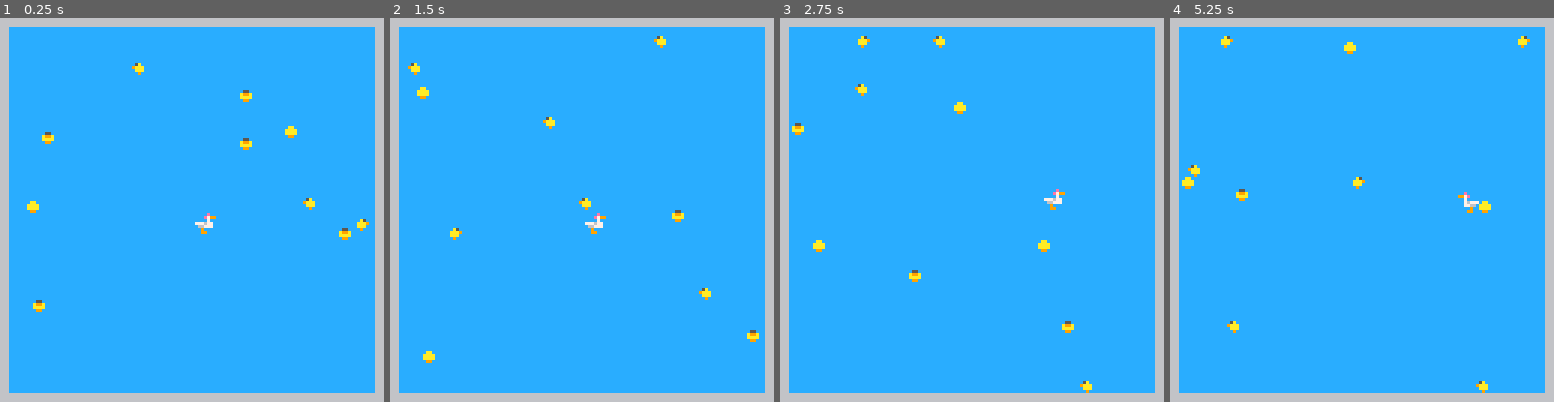
Above: before the commit, frames 1-4 (left to right).
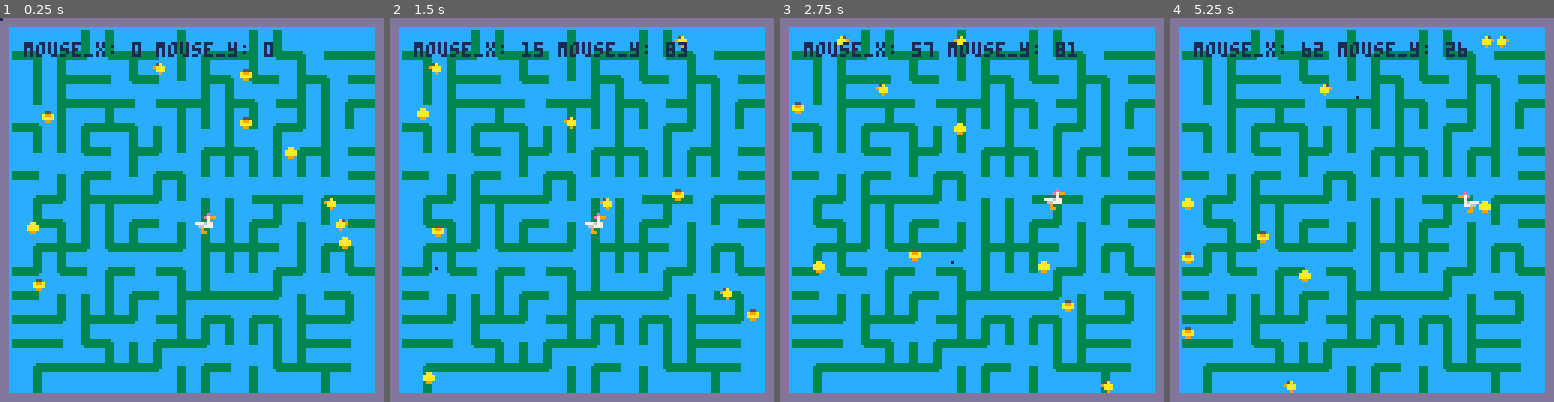
Above: after the commit, the same moments.

Repository: rdas1/ducklings
Game: PICO-8 cartridge ducklings.p8
Two runs of this game, one before a commit and one after it. Both use one fixed random seed, a clock stepped at 60 frames per second and the inputs below.
Inputs (mouse positions are in pixels of both pictures, inside the frame that each line leads up to):
- Up to frame 1 (0.25 s): no input
- Up to frame 2 (1.5 s): click (670, 121) at 0.67 s; click (436, 267) at 1.22 s
- Up to frame 3 (2.75 s): hold Right 1.6-2.1 s; click (887, 114) at 1.77 s; hold Up 2.15-2.42 s; click (952, 259) at 2.32 s; hold Right from 2.47 s (still down)
- Up to frame 4 (5.25 s): click (1404, 106) at 2.87 s; release Right at 3.03 s; hold Left 3.08-3.58 s; click (1465, 256) at 3.42 s; hold Down 3.63-3.97 s; click (1231, 102) at 3.97 s; hold Right 4.02-4.68 s; click (1292, 248) at 4.52 s; hold Up 4.73-5.03 s; click (1354, 94) at 5.07 s; hold Left from 5.08 s (still down)

The runs differ from the first frame. In frame 1, 39% of the frame differs, in the area x 0-100%, y 0-100%; in frame 2, 39%; in frame 3, 39%; in frame 4, 39%.

Commit message:
added maze walls

Diff:
--- a/ducklings.lua
+++ b/ducklings.lua
@@ -1,12 +1,14 @@
 function _init()
     game_over=false
-    make_walls()
+    make_outer_walls()
+    make_maze()
     make_player()
     make_ducklings()
     following_ducklings = {}
     player_trail = {}
     trail_length = 110
     player_moved = false
+    poke(0x5f2d, 1) -- enables mouse input
 end
 
 function _update()
@@ -26,11 +28,18 @@
     cls(12)
     -- cls()
     draw_walls()
+    draw_maze()
     draw_ducklings()
     draw_player()
-end
-
-function make_walls()
+
+    mouse_x = stat(32)
+    mouse_y = stat(33)
+    rectfill(mouse_x, mouse_y, mouse_x + 0.5, mouse_y + 0.5, 1)
+    print("mouse_x: " .. mouse_x .. " mouse_y: " .. mouse_y, 8, 8)
+
+end
+
+function make_outer_walls()
     walls = {}
     walls[1] = {x=0, y=0, width=2, height=128} -- left wall
     walls[2] = {x=125, y=0, width=2, height=128} -- right wall
@@ -39,6 +48,7 @@
 end
 
 function draw_walls()
+    color(13)
     for _, wall in ipairs(walls) do
         rectfill(wall.x, wall.y, wall.x + wall.width, wall.y + wall.height)
     end
@@ -52,6 +62,158 @@
     end
     return false
 end
+
+function make_maze()
+    -- eligible maze surface is 120 x 120 pixels
+    -- specifically, from 4,4, to 123, 123
+    -- let's create a maze out of 8x8 tiles
+    -- so, let's create a grid of 15 x 15 tiles
+    -- let's use Prim's algorithm to generate the maze using the grid
+    local grid_width = 15
+    local grid_height = 15
+    local cell_size = 8
+    local maze_start_x = 4
+    local maze_start_y = 4
+
+    -- Initialize visited grid (all cells unvisited)
+    local visited = {}
+    for x = 0, grid_width - 1 do
+        visited[x] = {}
+        for y = 0, grid_height - 1 do
+            visited[x][y] = false
+        end
+    end
+
+    -- Initialize maze_walls table to store all walls
+    maze_walls = {}
+
+    -- Track which walls should be removed (become passages)
+    local removed_walls = {}
+
+    -- Create all possible walls (between cells)
+    -- Each cell has walls on its right and bottom (to avoid duplicates)
+    local walls = {}
+    for x = 0, grid_width - 1 do
+        for y = 0, grid_height - 1 do
+            -- Right wall
+            if x < grid_width - 1 then
+                add(walls, {
+                    cell1 = {x = x, y = y},
+                    cell2 = {x = x + 1, y = y},
+                    direction = "vertical",
+                    pixel_x = maze_start_x + (x + 1) * cell_size - 1,
+                    pixel_y = maze_start_y + y * cell_size,
+                    pixel_width = 2,
+                    pixel_height = cell_size
+                })
+            end
+            -- Bottom wall
+            if y < grid_height - 1 then
+                add(walls, {
+                    cell1 = {x = x, y = y},
+                    cell2 = {x = x, y = y + 1},
+                    direction = "horizontal",
+                    pixel_x = maze_start_x + x * cell_size,
+                    pixel_y = maze_start_y + (y + 1) * cell_size - 1,
+                    pixel_width = cell_size,
+                    pixel_height = 2
+                })
+            end
+        end
+    end
+
+    -- Prim's algorithm
+    -- Start with a random cell
+    local start_x = flr(rnd(grid_width))
+    local start_y = flr(rnd(grid_height))
+    visited[start_x][start_y] = true
+
+    -- Add walls of starting cell to frontier
+    local frontier = {}
+    local function add_walls_to_frontier(cx, cy)
+        for _, wall in ipairs(walls) do
+            local c1 = wall.cell1
+            local c2 = wall.cell2
+            if (c1.x == cx and c1.y == cy) or (c2.x == cx and c2.y == cy) then
+                -- Check if wall is not already in frontier
+                local already_in = false
+                for _, fw in ipairs(frontier) do
+                    if fw == wall then
+                        already_in = true
+                        break
+                    end
+                end
+                if not already_in then
+                    add(frontier, wall)
+                end
+            end
+        end
+    end
+
+    add_walls_to_frontier(start_x, start_y)
+
+    -- Process frontier until empty
+    while #frontier > 0 do
+        -- Pick random wall from frontier
+        local wall_idx = flr(rnd(#frontier)) + 1
+        local wall = frontier[wall_idx]
+        del(frontier, wall)
+
+        local c1 = wall.cell1
+        local c2 = wall.cell2
+        local c1_visited = visited[c1.x][c1.y]
+        local c2_visited = visited[c2.x][c2.y]
+
+        -- If wall separates visited from unvisited cell
+        if c1_visited ~= c2_visited then
+            -- Remove wall (mark it as removed, don't add to maze_walls)
+            add(removed_walls, wall)
+            -- Mark unvisited cell as visited
+            local unvisited_cell = c1_visited and c2 or c1
+            visited[unvisited_cell.x][unvisited_cell.y] = true
+
+            -- Add walls of newly visited cell to frontier
+            add_walls_to_frontier(unvisited_cell.x, unvisited_cell.y)
+        end
+        -- If both cells are visited, the wall should remain (we'll add it later)
+    end
+
+    -- Add all walls that weren't removed to maze_walls
+    for _, wall in ipairs(walls) do
+        local was_removed = false
+        for _, rw in ipairs(removed_walls) do
+            if rw == wall then
+                was_removed = true
+                break
+            end
+        end
+        if not was_removed then
+            add(maze_walls, {
+                x = wall.pixel_x,
+                y = wall.pixel_y,
+                width = wall.pixel_width,
+                height = wall.pixel_height
+            })
+        end
+    end
+
+    -- Add maze walls to main walls table for collision detection
+    for _, mw in ipairs(maze_walls) do
+        add(walls, mw)
+    end
+
+end
+
+function draw_maze()
+    color(3)
+    if maze_walls then
+        for _, wall in ipairs(maze_walls) do
+            rectfill(wall.x, wall.y, wall.x + wall.width, wall.y + wall.height)
+        end
+    end
+end
+
+
 
 function make_player()
     player = {}
